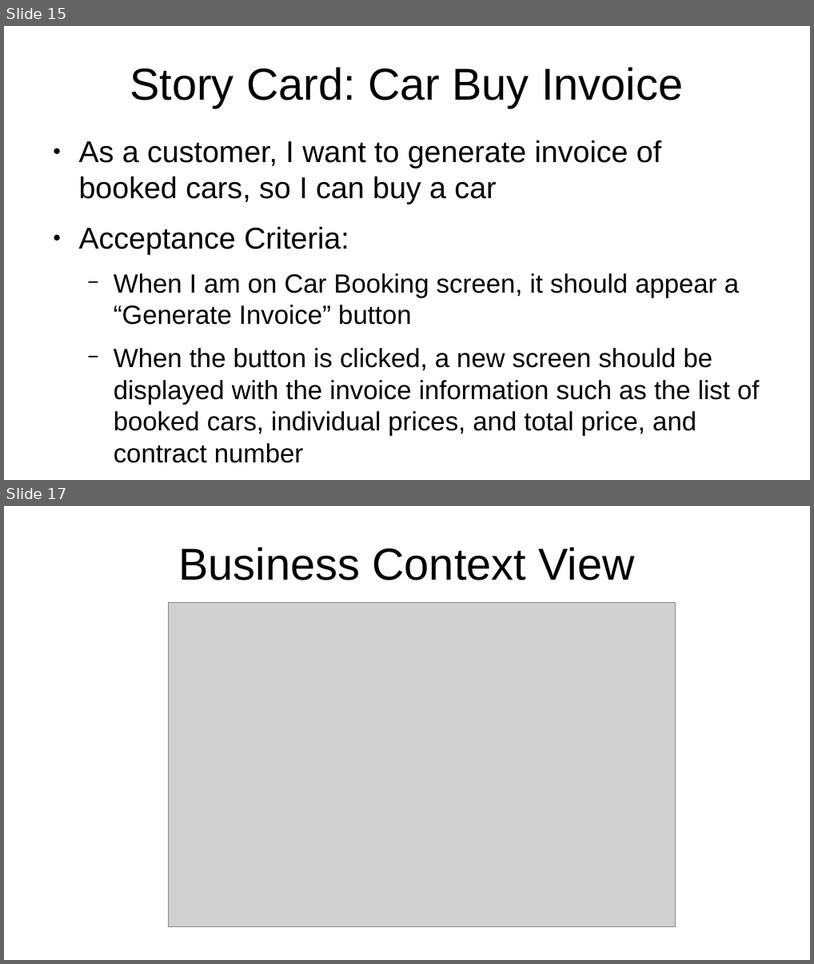
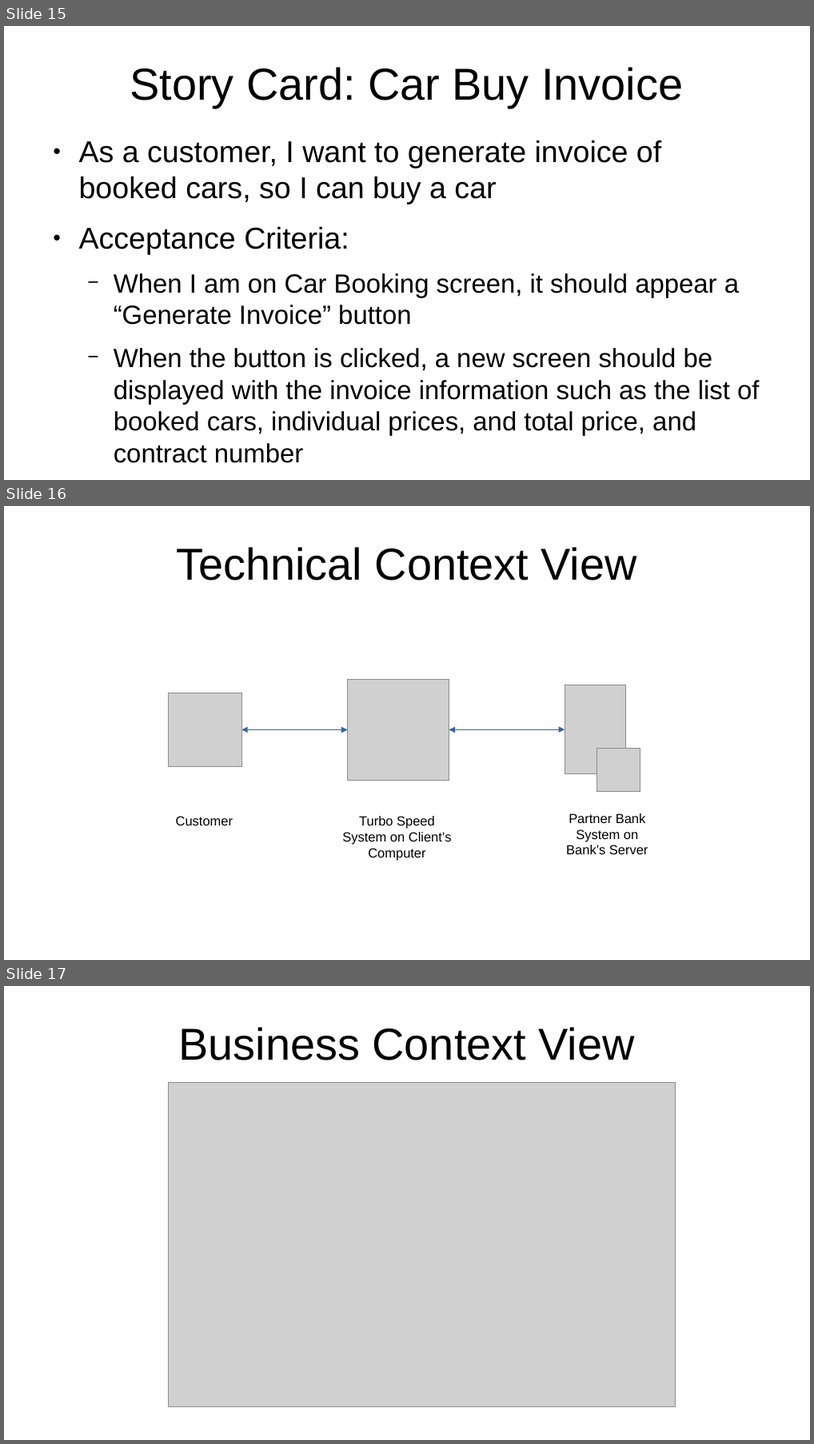
Before and after one commit to al8111/Java-UML-SWT, a slide deck: presentation.odp. Shown one above the other, each under a label of ours: slides 15 and 17 before the commit, slides 15, 16 and 17 after it; the slides between them are not shown. The pictures are 814x964 and 814x1444 pixels, drawn with LibreOffice and Linux fonts; fonts in the diff are those of the drawing; grey boxes stand for pictures. Boxes give left, top, right and bottom in pixels: in the first picture for what was removed or moved away, otherwise in the second. Text is boxed around its words. In the diff, an @@ line names an element or a change of style, - is before the commit and + after.

Commit message:
doc: changed the technical view from UML to drawing

```diff
--- a/presentation.odp
+++ b/presentation.odp
@@ slide 16 added at [4, 506, 810, 960], background #FFFFFF @@
@@ title added at [176, 547, 638, 580], 44 pt, text #000000 @@
+Technical Context View
@@ picture added at [169, 693, 242, 767] @@
@@ picture added at [348, 679, 450, 780] @@
@@ picture added at [566, 685, 626, 774] @@
@@ elbow double arrow added from (242, 730) to (348, 730), #3465A4 0 pt @@
@@ elbow double arrow added from (450, 730) to (566, 729), #3465A4 0 pt @@
@@ picture added at [598, 748, 642, 792] @@
@@ text added at [176, 816, 233, 825], 13 pt, text #000000 @@
+Customer
@@ text added at [342, 816, 452, 860], 13 pt, text #000000 @@
+Turbo Speed System on Client’s Computer
@@ text added at [566, 813, 649, 854], 13 pt, text #000000 @@
+Partner Bank System on Bank’s Server
```
Also in this commit, not shown: 2 slides changed, 1 slide removed, 2 other files.
